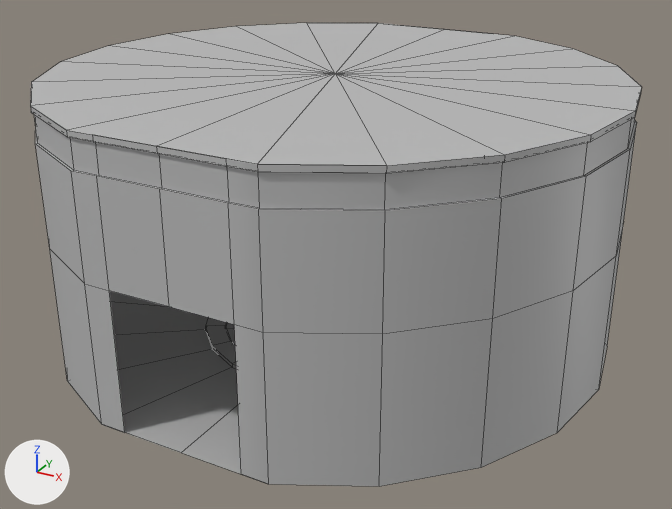
One commit to the FBX model Assets/Models/Rooms/SM_ManaRoom_01.fbx: the scene before it, then after it.
Camera for both pictures: a camera (50 mm lens) standing at (11.13, -20.19, 12.15) and looking at (0.27, -0.45, 2.28). The axes (+X, +Y, +Z) are drawn at lower left. The lights are the same throughout. Mesh edges are drawn as thin lines. Where no turn or scale is listed for an object, it has been applied to the vertices.
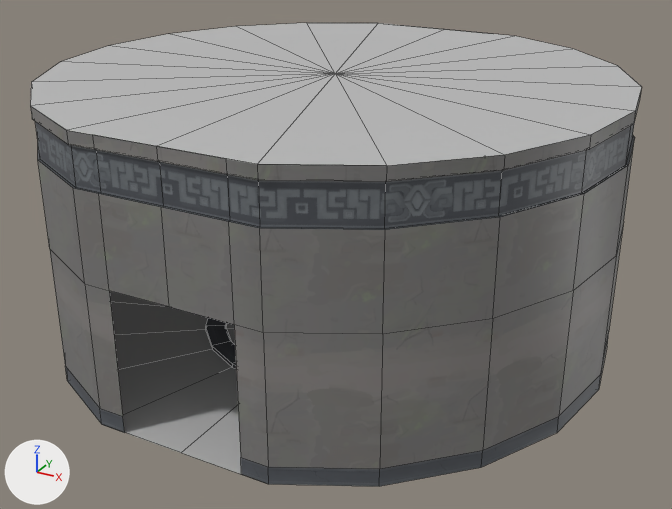
Location of each change, [x1, y1, x2, y2] in pixels of the pictures (672 x 509 px):
part 1 of me_mesh_002, built on
    both: [50, 148, 623, 486]
part 2 of me_mesh_002, recoloured
    both: [30, 91, 641, 334]
part 3 of me_mesh_002, recoloured
    both: [35, 121, 635, 210]

The change, as a diff of the scene's bpy script:
```diff
--- a/Assets/Models/Rooms/SM_ManaRoom_01.fbx.py
+++ b/Assets/Models/Rooms/SM_ManaRoom_01.fbx.py
@@ img_t_bc_tiling_stonecracked_basecolour_png @@
+img_t_bc_tiling_stonecracked_basecolour_png = load_image('T_BC_Tiling_StoneCracked_BaseColour.png', '../../Textures/T_BC_Tiling_StoneCracked_BaseColour.png', 2048, 2048, 'sRGB')
@@ img_t_bc_trim_goldwallengravings_basecolour_png @@
+img_t_bc_trim_goldwallengravings_basecolour_png = load_image('T_BC_Trim_GoldWallEngravings_BaseColour.png', '../../Textures/T_BC_Trim_GoldWallEngravings_BaseColour.png', 2048, 2048, 'sRGB')
@@ mat_tiling @@
+mat_tiling = principled_material('Tiling')
+mat_tiling.texture = img_t_bc_tiling_stonecracked_basecolour_png
@@ mat_trim @@
+mat_trim = principled_material('Trim')
+mat_trim.texture = img_t_bc_trim_goldwallengravings_basecolour_png
@@ me_mesh_002 @@
 # used by ob_polysurface6; location = (0.0, 0.0, 0.0)
-me_mesh_002.from_pydata(...)  # 166 vertices, 140 faces; spans x -7.33..7.33, y -6.98..6.98, z 0.0..6.96
+me_mesh_002.from_pydata(...)  # 188 vertices, 160 faces; spans x -7.33..7.33, y -6.98..6.98, z 0.0..6.96
+# me_mesh_002 part 1
+# 20 faces are deleted
+# 48 vertices in x -7.33..7.33, y -6.98..6.98, z 6.81 move by (0.0, 0.0, -0.15)
+# 48 vertices in x -7.33..7.33, y -6.98..6.98, z 6.1 move by (0.0, 0.0, -0.37)
+# 22 new vertices lie (0.0, 0.0, 0.44) away from vertices in x -7.33..7.33, y -6.98..6.98, z 0.0
+# 20 new faces join them, mat_trim (picture img_t_bc_trim_goldwallengravings_basecolour_png)
+# 20 new faces join them, mat_tiling (picture img_t_bc_tiling_stonecracked_basecolour_png)
+# me_mesh_002 part 2: 48 faces spanning x -7.33..7.33, y -6.98..6.98, z 3.57..6.96 switch from mat_lambert2 (grey #bcbcbc) to mat_tiling (picture img_t_bc_tiling_stonecracked_basecolour_png)
+# me_mesh_002 part 3: 72 faces spanning x -7.33..7.33, y -6.98..6.98, z 5.73..6.66 switch from mat_lambert2 (grey #bcbcbc) to mat_trim (picture img_t_bc_trim_goldwallengravings_basecolour_png)
```
